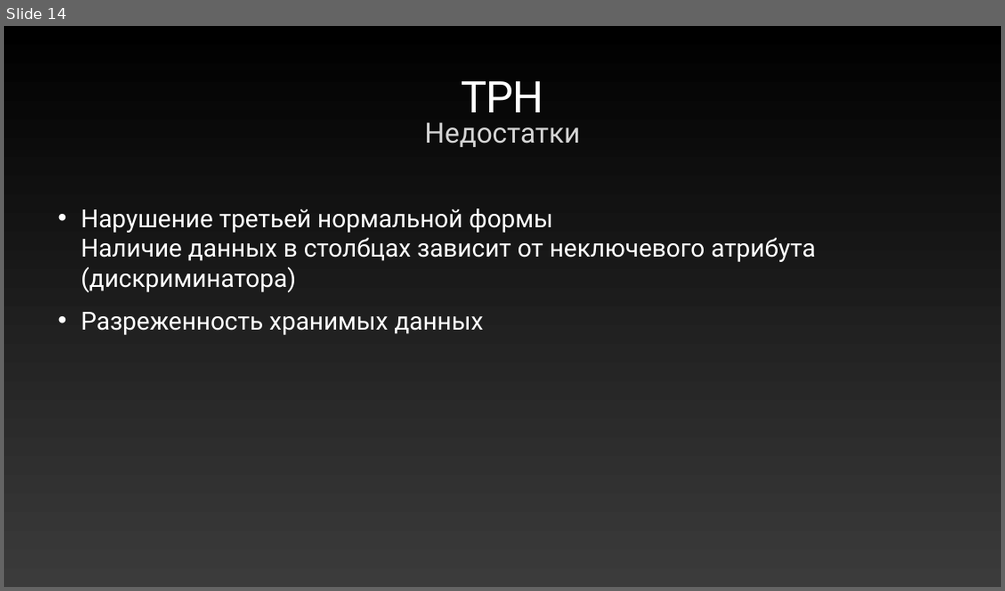
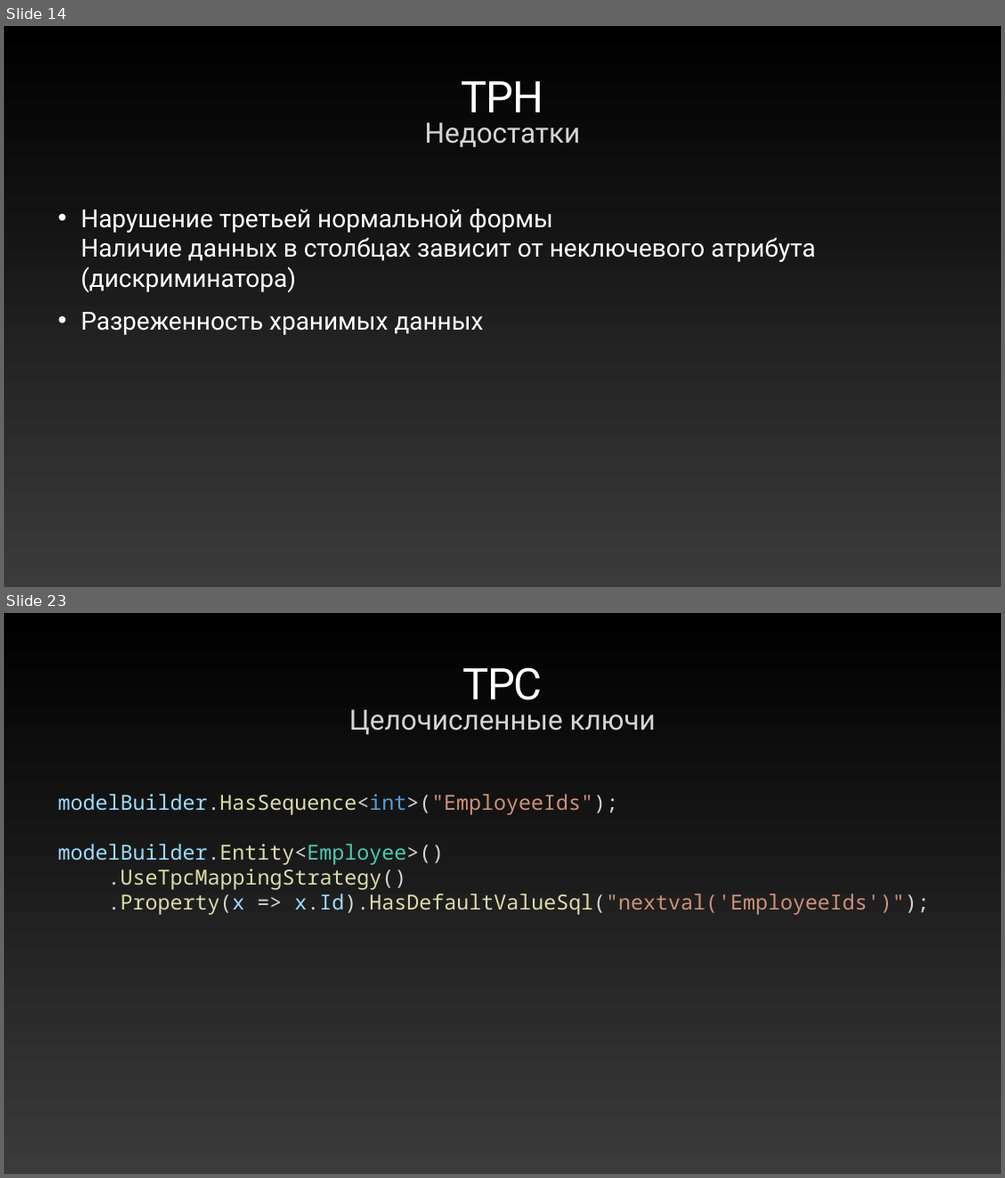
Before and after one commit to ronimizy/SpbDotNet.TPC, a slide deck: Docs/Presentation.pptx. Shown one above the other, each under a label of ours: slide 14 before the commit, slides 14 and 23 after it; the slides between them are not shown. The pictures are 1005x591 and 1005x1178 pixels, drawn with LibreOffice and Linux fonts; fonts in the diff are those of the drawing. Boxes give left, top, right and bottom in pixels: in the first picture for what was removed or moved away, otherwise in the second. Text is boxed around its words. In the diff, an @@ line names an element or a change of style, - is before the commit and + after.

```diff
--- a/Docs/Presentation.pptx
+++ b/Docs/Presentation.pptx
@@ slide 23 added at [4,613,1001,1174], background gradient #000000 to #3B3B3B @@
@@ title added at [462,667,542,700], 84 pt, text gradient #FFFFFF to #929292 @@
+TPC
@@ text added at [349,709,655,735], 54 pt, text #D5D5D5 @@
+Целочисленные ключи
@@ text added at [58,794,929,915], 40 pt, text #DCDCAA @@
+modelBuilder.HasSequence<int>("EmployeeIds");
+modelBuilder.Entity<Employee>()
+.UseTpcMappingStrategy()
+.Property(x => x.Id).HasDefaultValueSql("nextval('EmployeeIds')");
```
Also in this commit, not shown: 10 slides changed, 25 other slides added, 1 slide removed, 9 other files.
